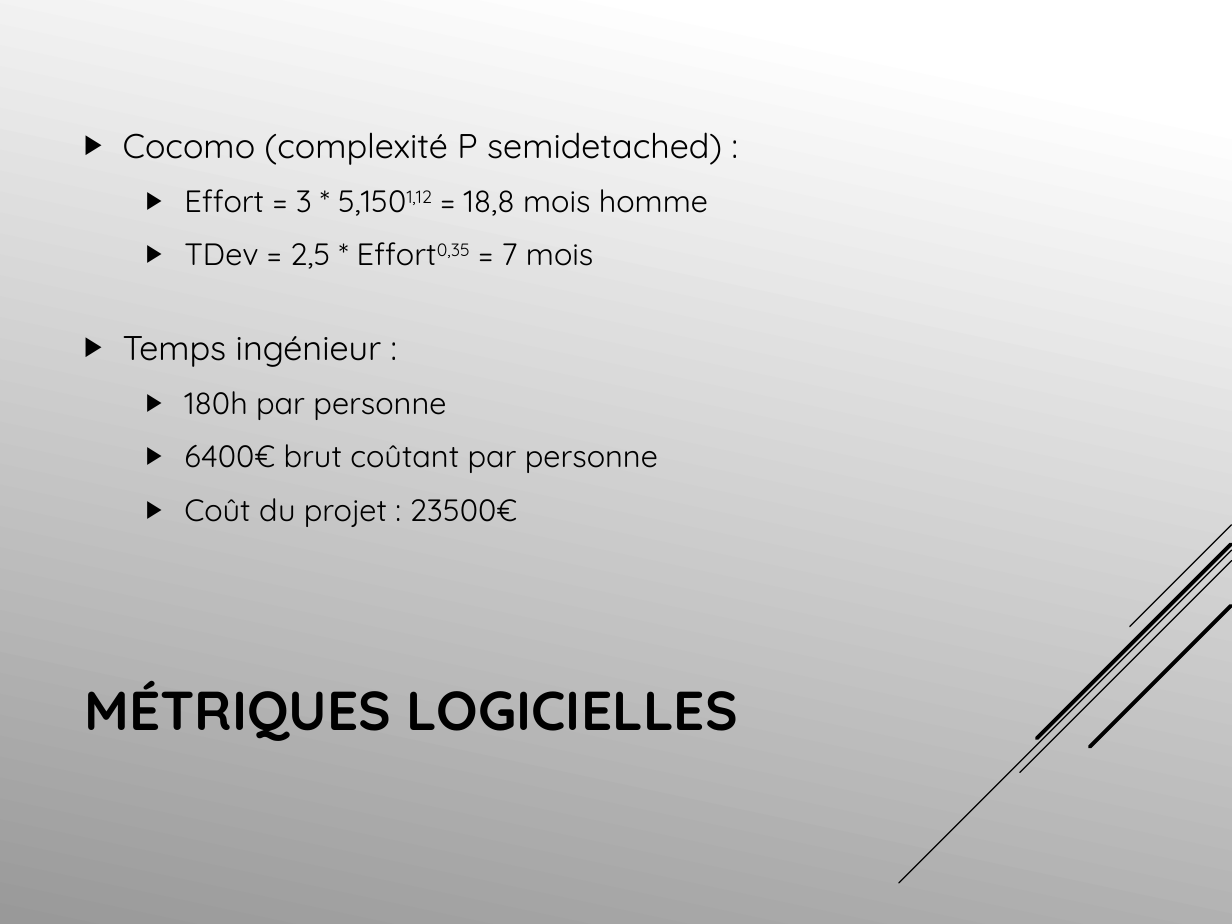
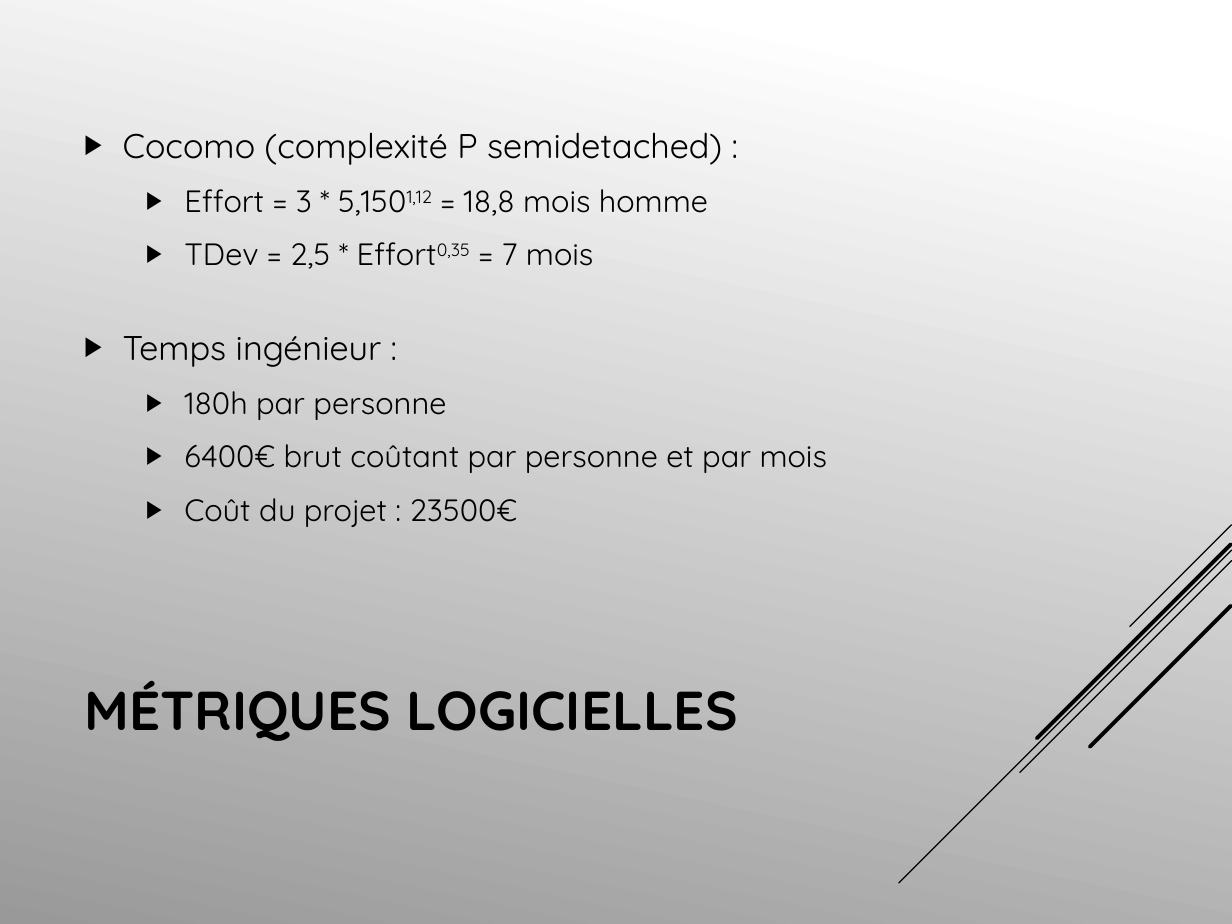
Before and after one commit to delisea/R-Montagne, a slide deck: slide 14 of R’Montagne.pptx. Drawn at 1232x924 pixels with LibreOffice and Linux fonts; fonts in the diff are those of the drawing. Boxes give left, top, right and bottom in pixels: in the first picture for what was removed or moved away, otherwise in the second. Text is boxed around its words. In the diff, an @@ line names an element or a change of style, - is before the commit and + after.

```diff
--- a/R’Montagne.pptx
+++ b/R’Montagne.pptx
@@ text at (184, 444, 827, 473): text changed @@
-  ▶ 6400€ brut coûtant par personne
+  ▶ 6400€ brut coûtant par personne et par mois
```
Also in this commit, not shown: 6 other slides changed.
